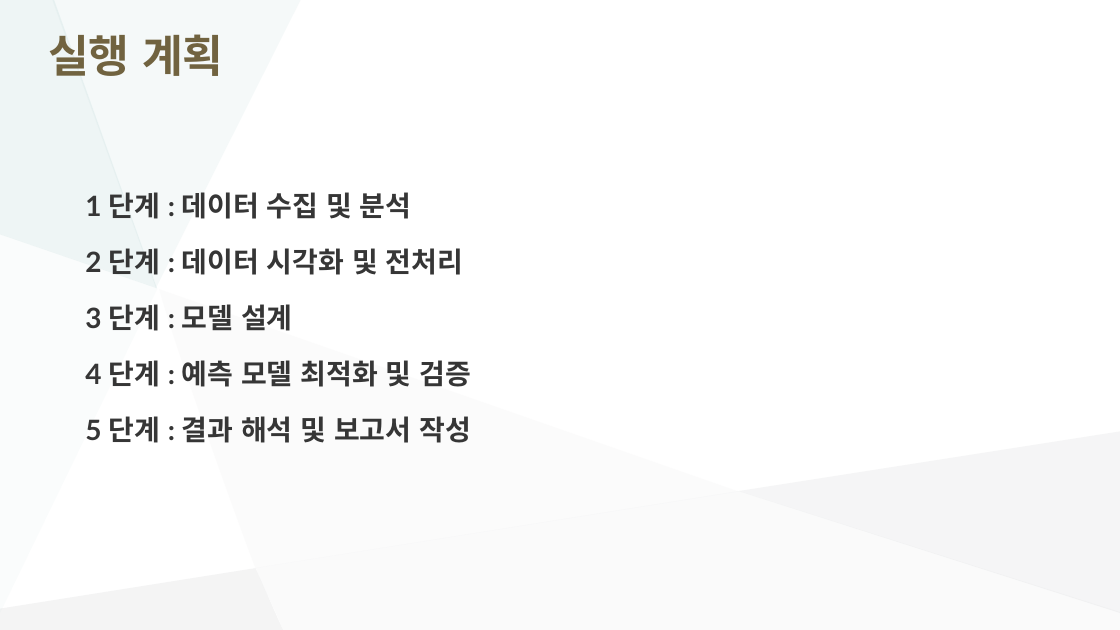
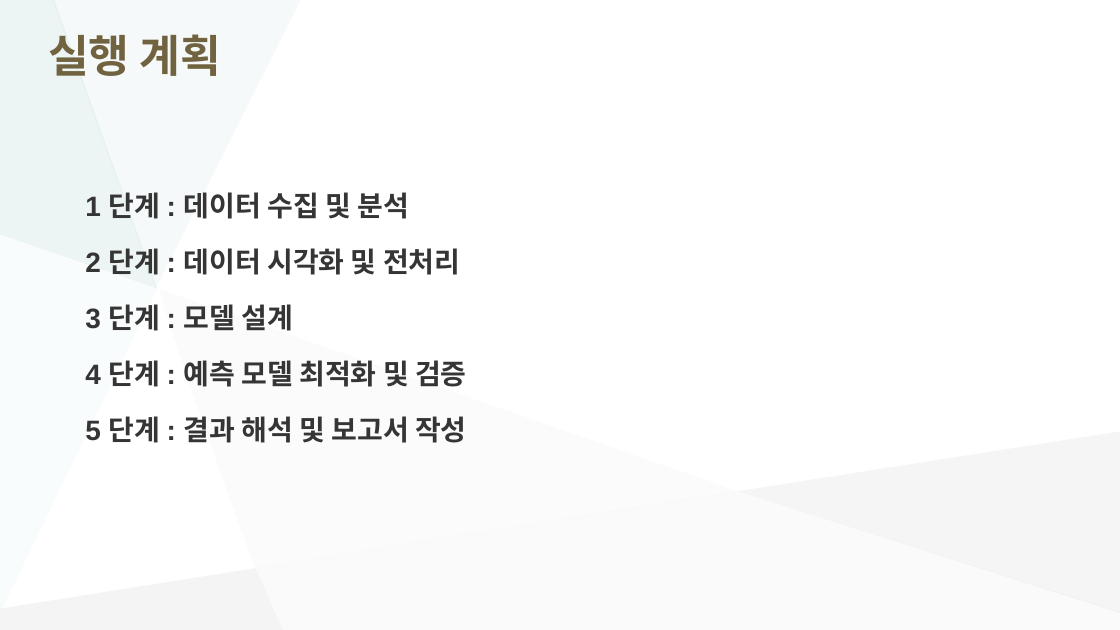
Before and after one commit to somnio-kimm/electricity_consumption_prediction, a slide deck: slide 5 of doc/정형프로젝트_기획안발표_250402_최종.pptx. Drawn at 1120x630 pixels with LibreOffice and Linux fonts; fonts in the diff are those of the drawing. Boxes give left, top, right and bottom in pixels: in the first picture for what was removed or moved away, otherwise in the second. Text is boxed around its words. In the diff, an @@ line names an element or a change of style, - is before the commit and + after.

```diff
--- a/doc/정형프로젝트_기획안발표_250402_최종.pptx
+++ b/doc/정형프로젝트_기획안발표_250402_최종.pptx
@@ freeform shape at [0, 0, 157, 288]: fill #C1DBDB at 27% opacity to #BFDBDA at 27% opacity @@
@@ title "실행 계획" at [48, 34, 222, 76]: font Lato to Arial @@
@@ freeform shape at [52, 0, 300, 288]: fill #E0EDED at 31% opacity to #DFECEC at 31% opacity @@
@@ text "1 단계 : 데이터 수집 ..." at [85, 192, 467, 443]: font Lato to Arial, text colour #363636 to #353535; less space between paragraphs @@
@@ freeform shape at [0, 234, 157, 613]: fill #C1DBDB at 8% opacity to #BFDBDA at 8% opacity @@
@@ freeform shape at [160, 289, 739, 568]: fill #F3F2F2 at 26% opacity to #F2F2F2 at 26% opacity @@
```
Also in this commit, not shown: 7 other slides changed, 11 other files.
